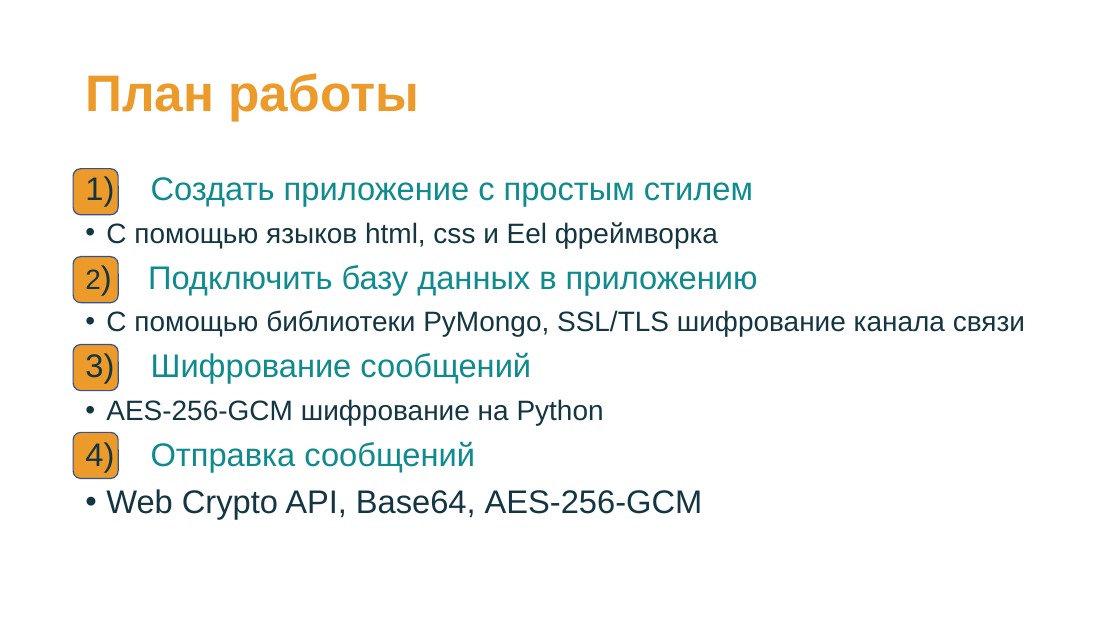
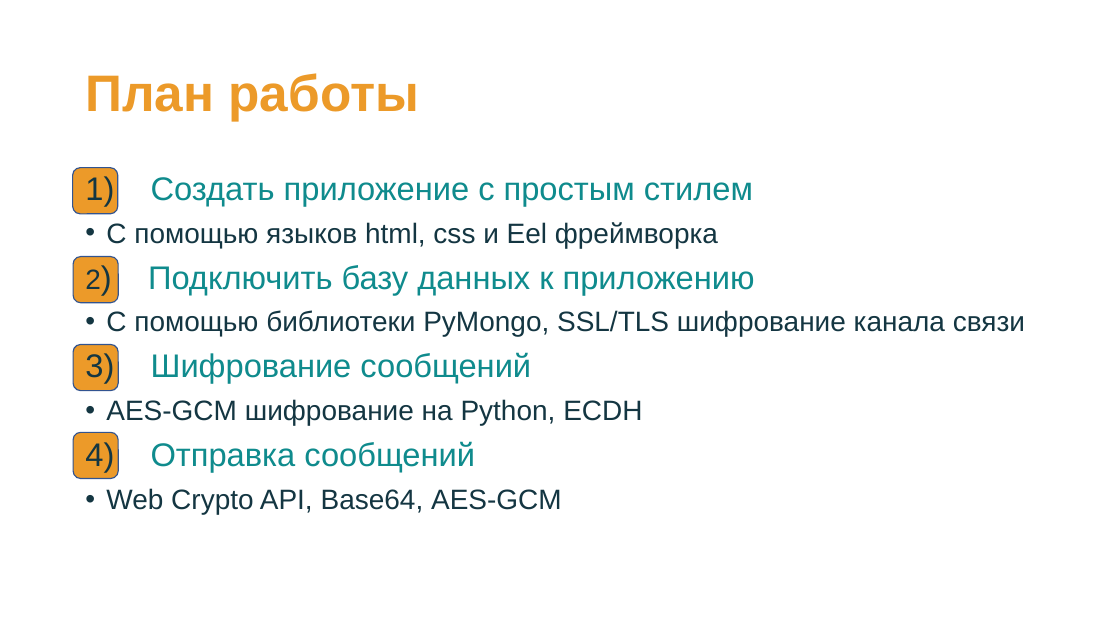
Before and after one commit to Nak1i1/Naki, a slide deck: slide 3 of Мессенджер Naki.pptx. Drawn at 1120x630 pixels with LibreOffice and Linux fonts; fonts in the diff are those of the drawing. Boxes give left, top, right and bottom in pixels: in the first picture for what was removed or moved away, otherwise in the second. Text is boxed around its words. In the diff, an @@ line names an element or a change of style, - is before the commit and + after.

```diff
--- a/Мессенджер Naki.pptx
+++ b/Мессенджер Naki.pptx
@@ text at [85, 265, 755, 294]: text changed @@
-2) Подключить базу данных в приложению
+2) Подключить базу данных к приложению
@@ text at [106, 399, 642, 425]: text changed @@
-• AES-256-GCM шифрование на Python
+• AES-GCM шифрование на Python, ECDH
@@ text at [106, 488, 562, 514]: text changed; size 28 to 24 pt @@
-• Web Crypto API, Base64, AES-256-GCM
+• Web Crypto API, Base64, AES-GCM
```
Also in this commit, not shown: 6 other slides changed, 5 slides added, 2 slides removed, 3 other files.
